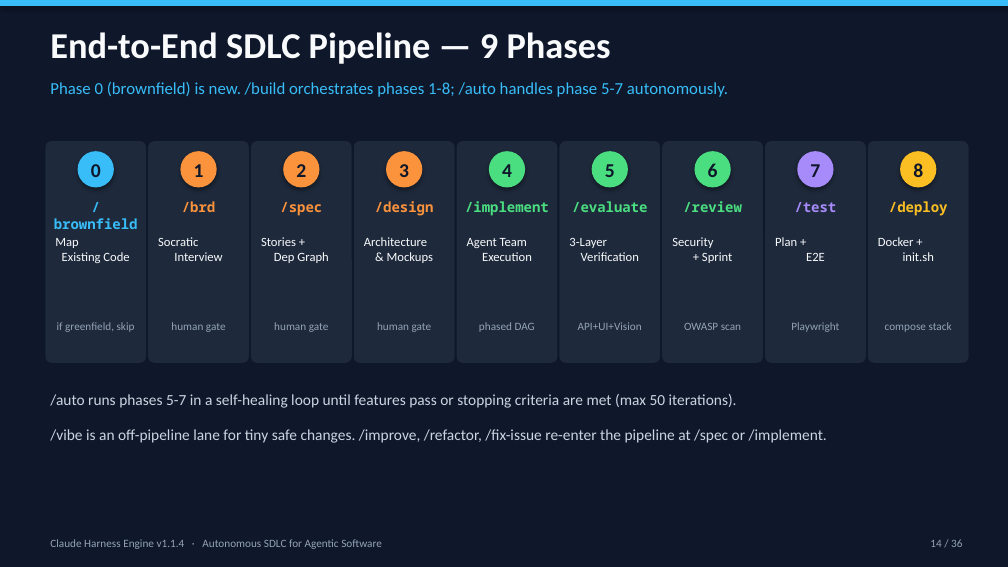
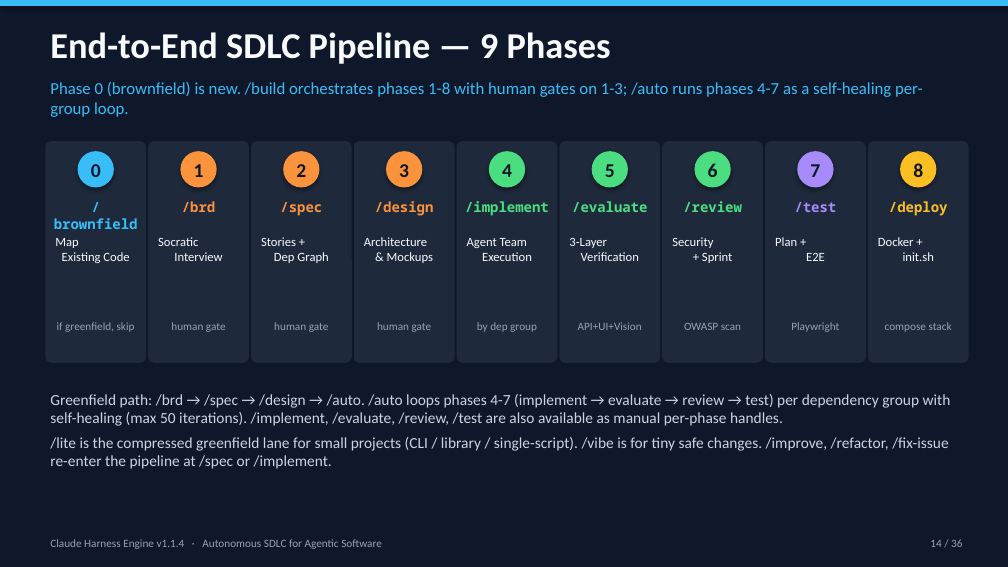
Before and after one commit to cwijayasundara/claude_harness_eng_v6, a slide deck: slide 14 of Claude_Harness_Engine_Design.pptx. Drawn at 1008x567 pixels with LibreOffice and Linux fonts; fonts in the diff are those of the drawing. Boxes give left, top, right and bottom in pixels: in the first picture for what was removed or moved away, otherwise in the second. Text is boxed around its words. In the diff, an @@ line names an element or a change of style, - is before the commit and + after.

```diff
--- a/Claude_Harness_Engine_Design.pptx
+++ b/Claude_Harness_Engine_Design.pptx
@@ text at bbox=[50, 82, 923, 117]: text changed @@
-Phase 0 (brownfield) is new. /build orchestrates phases 1-8; /auto handles phase 5-7 autonomously.
+Phase 0 (brownfield) is new. /build orchestrates phases 1-8 with human gates on 1-3; /auto runs phases 4-7 as a self-healing per-group loop.
@@ text at bbox=[477, 322, 537, 332]: text changed @@
-phased DAG
+by dep group
@@ text at bbox=[50, 394, 951, 426]: text changed @@
-/auto runs phases 5-7 in a self-healing loop until features pass or stopping criteria are met (max 50 iterations).
+Greenfield path: /brd → /spec → /design → /auto. /auto loops phases 4-7 (implement → evaluate → review → test) per dependency group with self-healing (max 50 iterations). /implement, /evaluate, /review, /test are also available as manual per-phase handles.
@@ text at bbox=[50, 437, 948, 469]: text changed @@
-/vibe is an off-pipeline lane for tiny safe changes. /improve, /refactor, /fix-issue re-enter the pipeline at /spec or /implement.
+/lite is the compressed greenfield lane for small projects (CLI / library / single-script). /vibe is for tiny safe changes. /improve, /refactor, /fix-issue re-enter the pipeline at /spec or /implement.
```
Also in this commit, not shown: 8 other slides changed, 4 other files.
